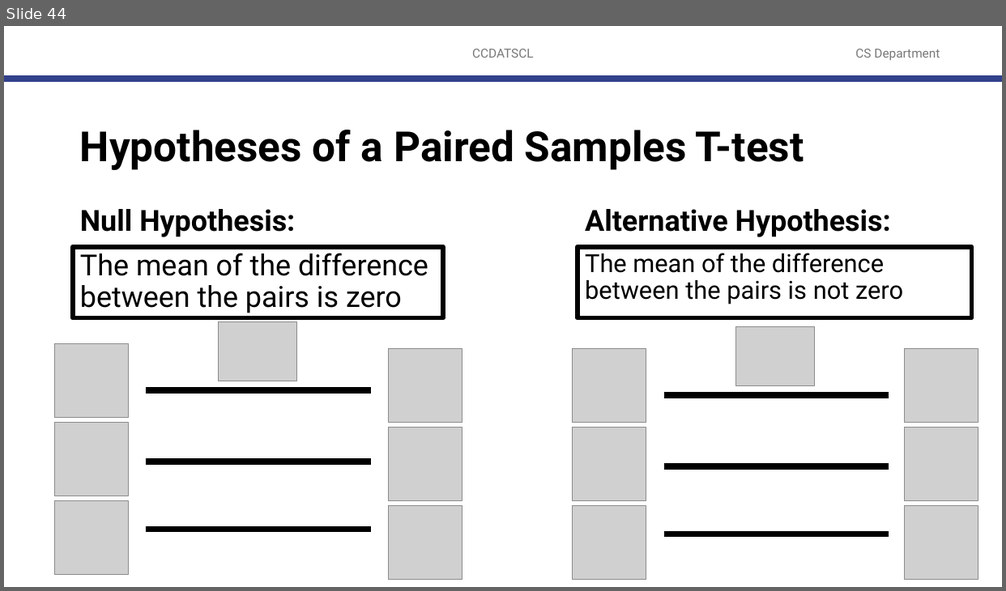
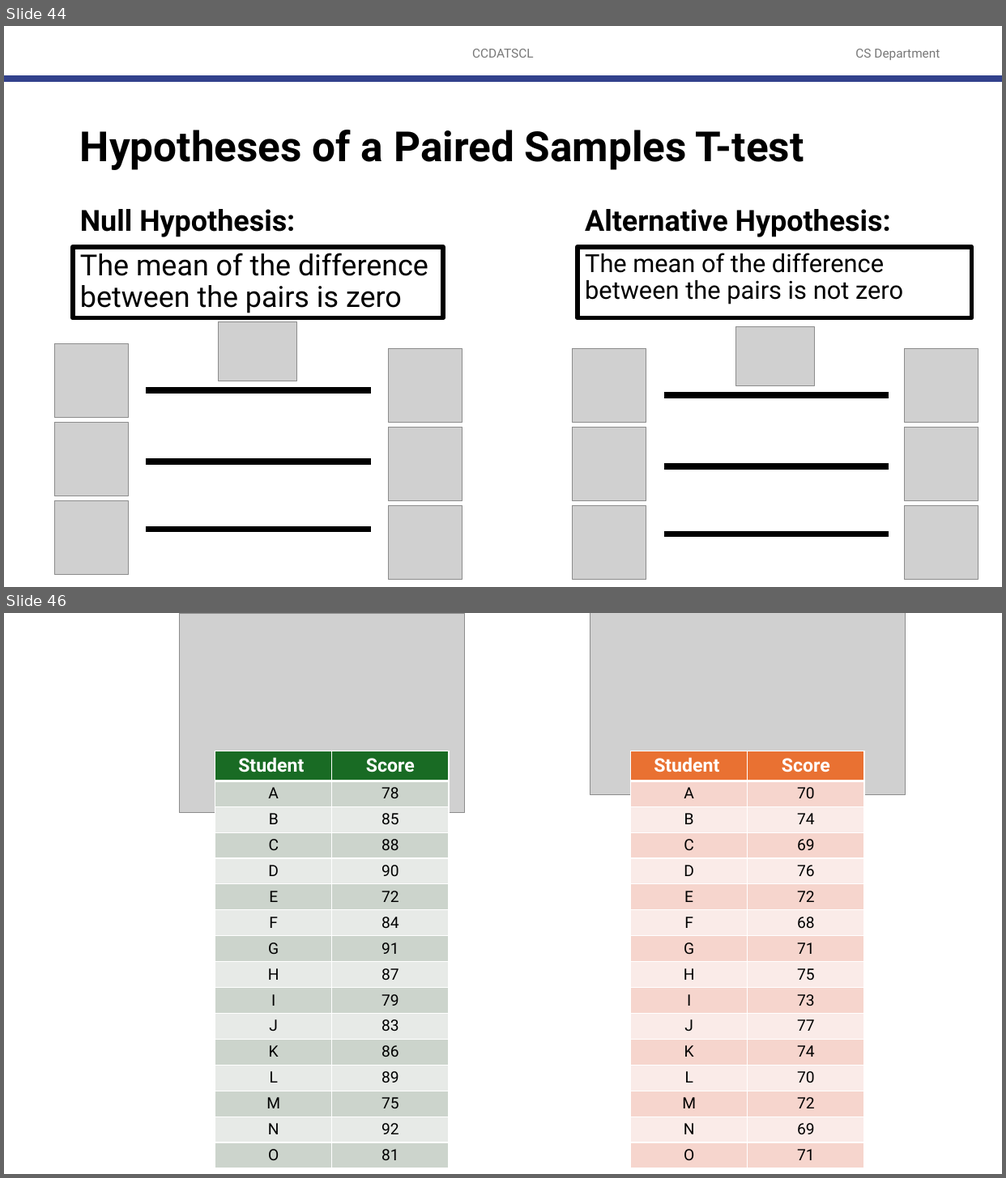
Before and after one commit to robitussin/CCDATS1L, a slide deck: 10 - Statistical Inference Tests/T-test.pptx. Shown one above the other, each under a label of ours: slide 44 before the commit, slides 44 and 46 after it; the slides between them are not shown. The pictures are 1006x591 and 1006x1178 pixels, drawn with LibreOffice and Linux fonts; fonts in the diff are those of the drawing; grey boxes stand for pictures; background and template pictures are left out. Boxes give left, top, right and bottom in pixels: in the first picture for what was removed or moved away, otherwise in the second. Text is boxed around its words. In the diff, an @@ line names an element or a change of style, - is before the commit and + after.

```diff
--- a/10 - Statistical Inference Tests/T-test.pptx
+++ b/10 - Statistical Inference Tests/T-test.pptx
@@ slide 46 added at [4,613,1002,1174], background #FFFFFF @@
@@ picture added at [179,613,465,813] @@
@@ picture added at [590,613,906,795] @@
@@ table added at [215,752,449,1174], 16 rows, 2 columns @@
+Student | Score
+A | 78
+B | 85
+C | 88
+D | 90
+E | 72
+F | 84
+G | 91
+H | 87
+I | 79
+J | 83
+K | 86
+L | 89
+M | 75
+N | 92
+O | 81
@@ table added at [631,752,864,1174], 16 rows, 2 columns @@
+Student | Score
+A | 70
+B | 74
+C | 69
+D | 76
+E | 72
+F | 68
+G | 71
+H | 75
+I | 73
+J | 77
+K | 74
+L | 70
+M | 72
+N | 69
+O | 71
```
Also in this commit, not shown: 17 other slides added.
